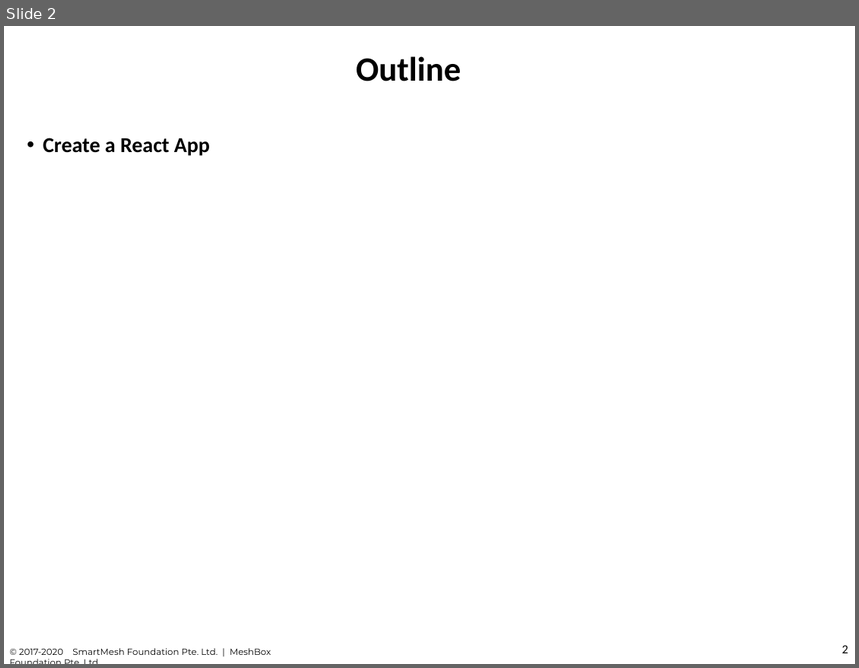
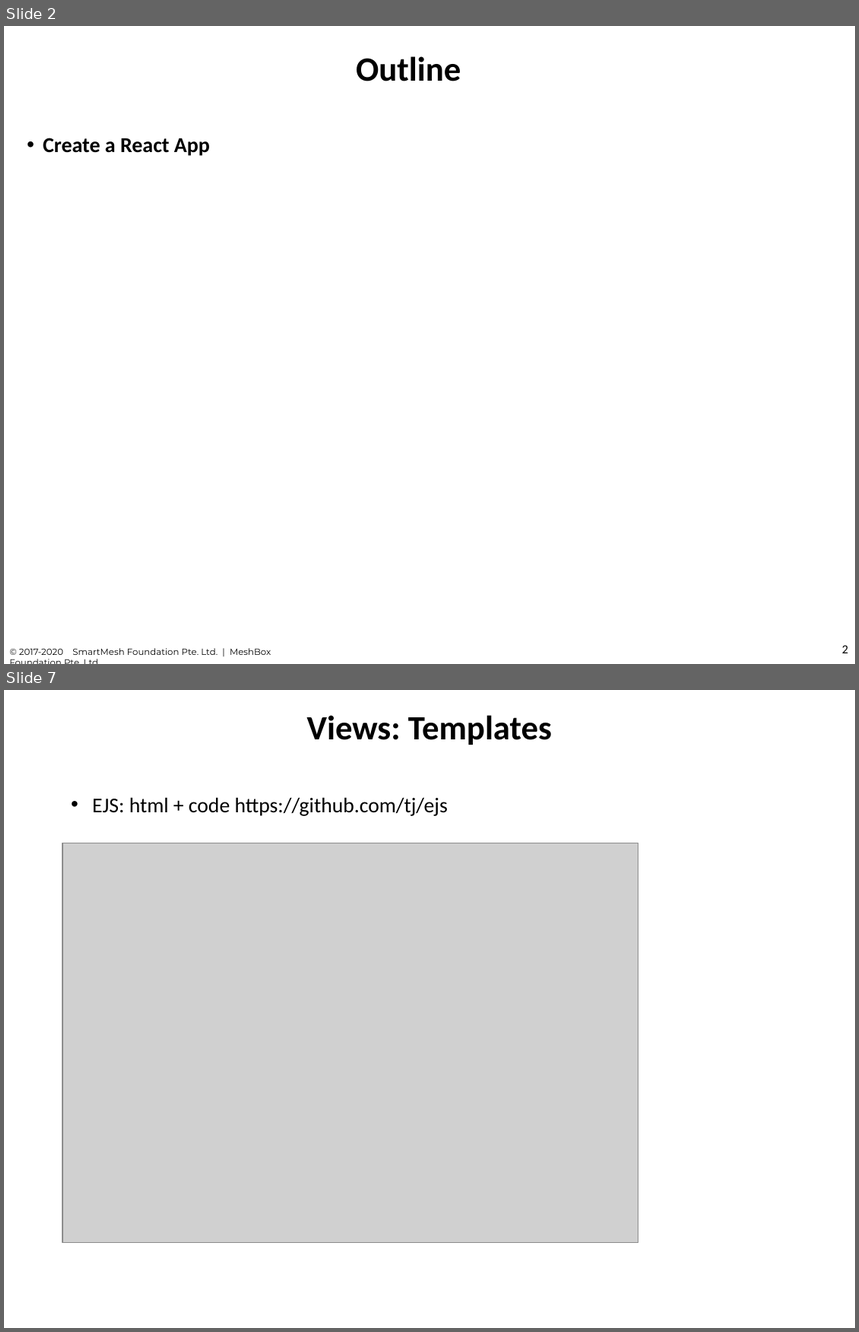
Before and after one commit to chuacw/SGUS-Slides, a slide deck: BCI - Day11 - Node-Express 2.pptx. Shown one above the other, each under a label of ours: slide 2 before the commit, slides 2 and 7 after it; the slides between them are not shown. The pictures are 859x668 and 859x1332 pixels, drawn with LibreOffice and Linux fonts; fonts in the diff are those of the drawing; grey boxes stand for pictures. Boxes give left, top, right and bottom in pixels: in the first picture for what was removed or moved away, otherwise in the second. Text is boxed around its words. In the diff, an @@ line names an element or a change of style, - is before the commit and + after.

```diff
--- a/BCI - Day11 - Node-Express 2.pptx
+++ b/BCI - Day11 - Node-Express 2.pptx
@@ slide 7 added at (x1=4, y1=690, x2=855, y2=1328), background #FFFFFF @@
@@ title added at (x1=307, y1=715, x2=552, y2=745), 28.8 pt, text #000000, bold @@
+Views: Templates
@@ text added at (x1=92, y1=797, x2=448, y2=816), 17.8 pt, text #000000 @@
+• EJS: html + code https://github.com/tj/ejs
@@ picture added at (x1=63, y1=844, x2=638, y2=1243) @@
```
Also in this commit, not shown: 10 other slides added, 8 slides removed, 3 other files.
